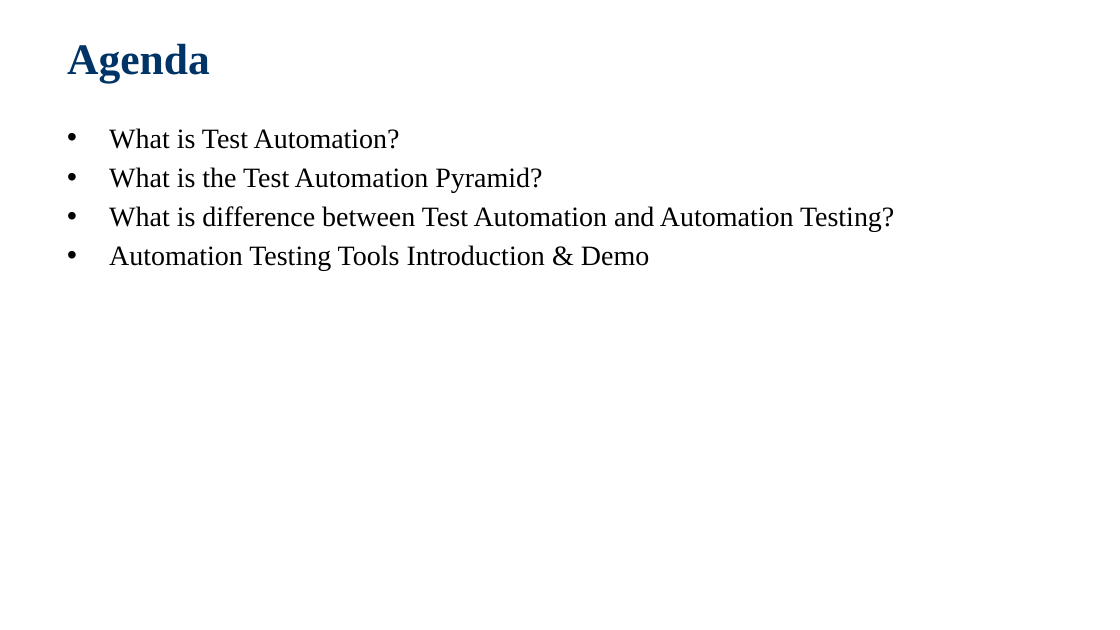
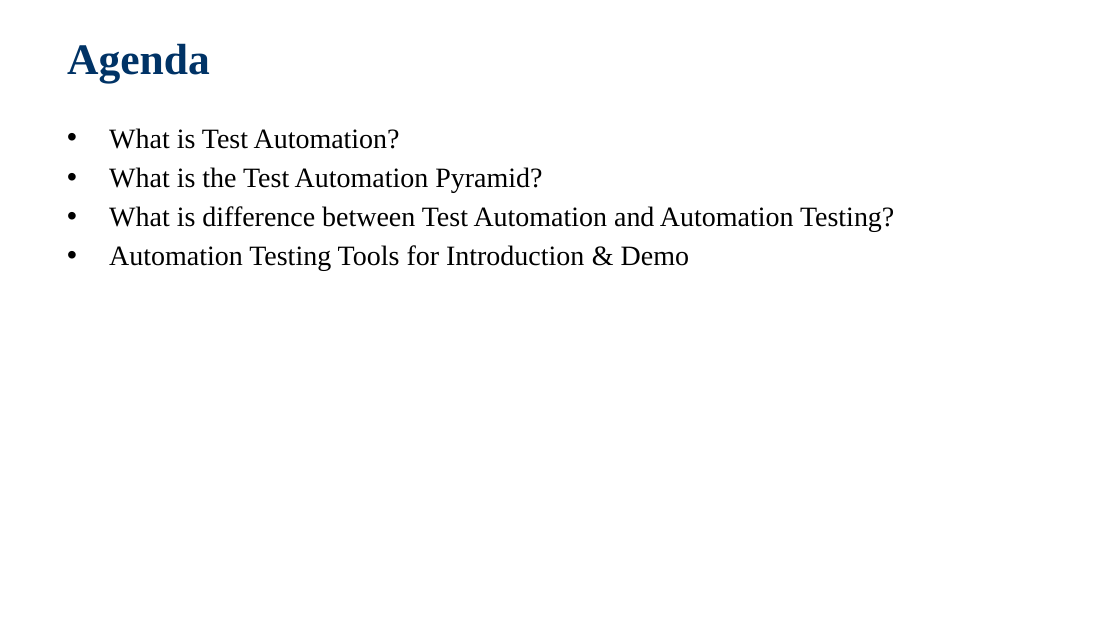
Before and after one commit to jackiejay888/automation, a slide deck: slide 2 of kpi/Test Automation_Demo.pptx. Drawn at 1120x630 pixels with LibreOffice and Linux fonts; fonts in the diff are those of the drawing; background and template pictures are left out. Boxes give left, top, right and bottom in pixels: in the first picture for what was removed or moved away, otherwise in the second. Text is boxed around its words. In the diff, an @@ line names an element or a change of style, - is before the commit and + after.

```diff
--- a/kpi/Test Automation_Demo.pptx
+++ b/kpi/Test Automation_Demo.pptx
@@ text at bbox=[109, 245, 689, 271]: text changed @@
-• Automation Testing Tools Introduction & Demo
+• Automation Testing Tools for Introduction & Demo
```
Also in this commit, not shown: 7 other slides changed, 2 slides added, 6 other files.
